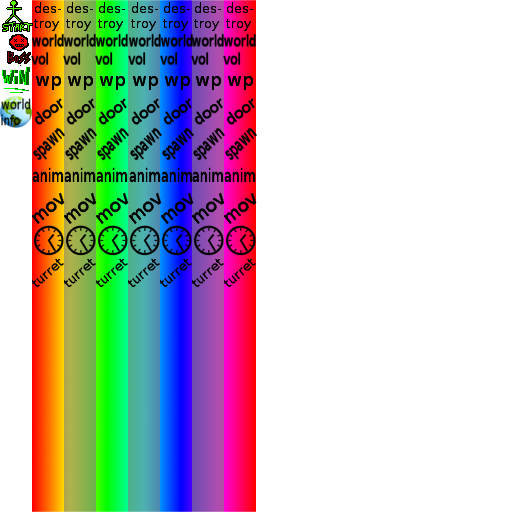
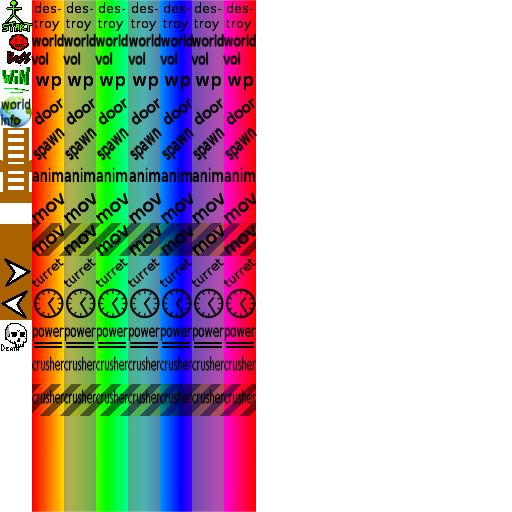
Comparing the layer stacks of the two 512×512 images. Changes:
removed layer "Pasted Layer #3" (was multiply) over [32, 224, 256, 256]
renamed "anim" to "Layer #4", moved it out of group "Layer Group", painted on it over [0, 167, 256, 405]
added layer "Layer copy" (multiply, 51%) above "Layer" over [32, 384, 256, 416]
renamed "wp" to "Layer", opacity 100% → 51%, blend normal → multiply, moved it out of group "Layer Group", painted on it over [3, 128, 256, 256]
renamed "mov" to "Pasted Layer #5", moved it out of group "Layer Group", painted on it over [0, 191, 256, 256]
renamed "des- ..." to "Pasted Layer #3", moved it out of group "Layer Group", painted on it over [0, 128, 32, 320]
renamed "world ..." to "Pasted Layer #1", moved it out of group "Layer Group", painted on it over [0, 128, 32, 288]
added layer "Pasted Layer #4" above "timers" over [0, 128, 32, 256]
added layer "timers" (multiply) above "Layer #3" over [33, 288, 256, 319]
renamed "item" to "turret #2", moved it out of group "Layer Group", painted on it over [1, 231, 128, 288]
